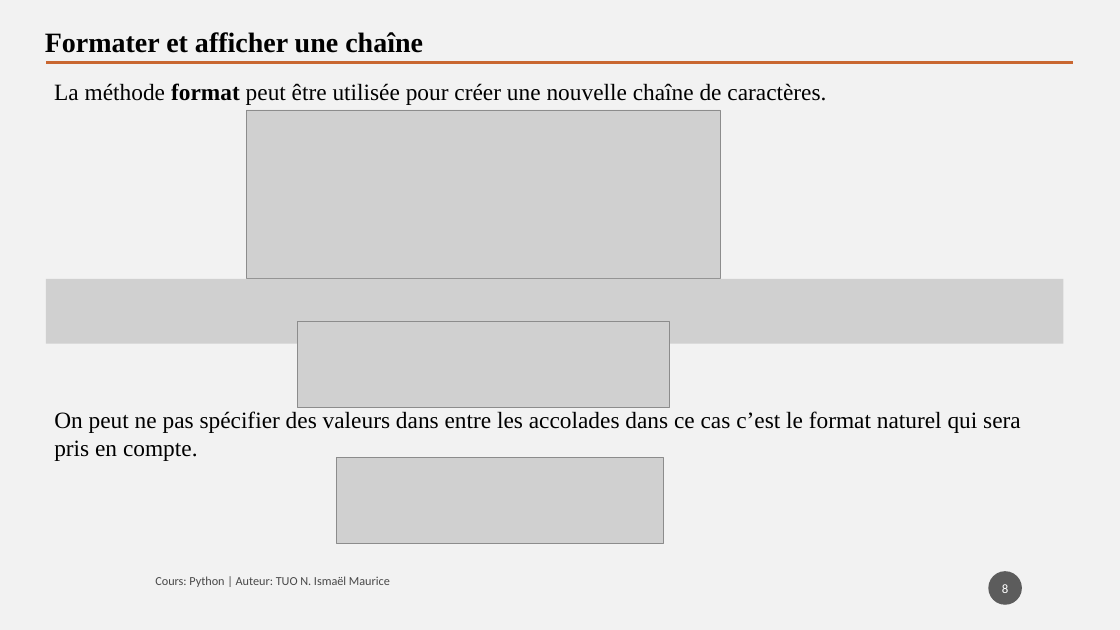
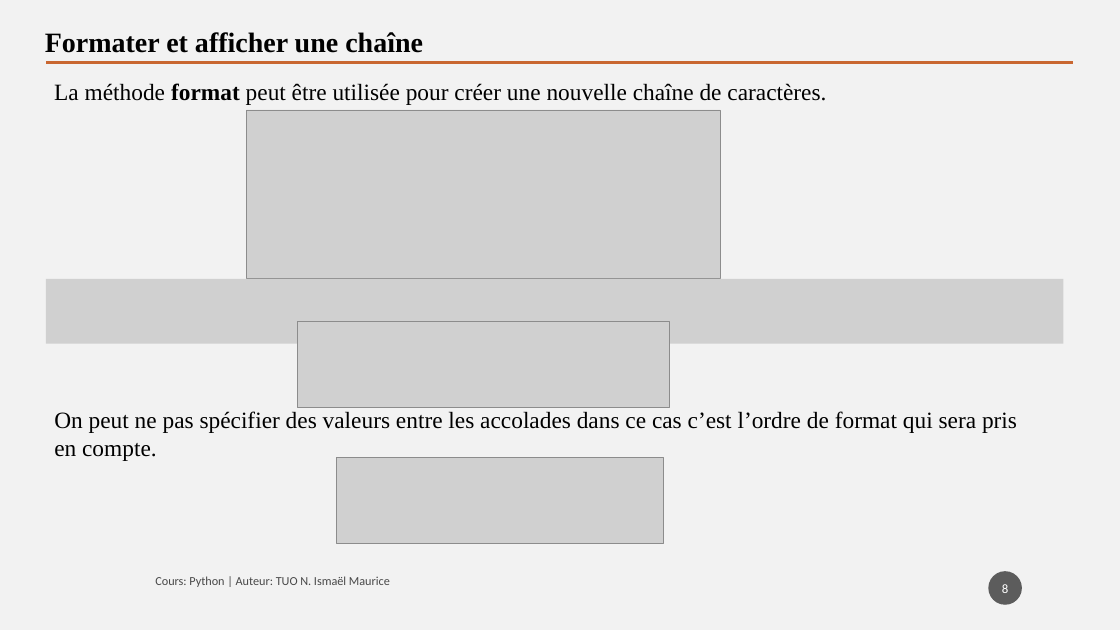
Before and after one commit to tisma95/cours-python, a slide deck: slide 8 of source/Chapitre 8 - Les chaines de caractères.pptx. Drawn at 1120x630 pixels with LibreOffice and Linux fonts; fonts in the diff are those of the drawing; grey boxes stand for pictures. Boxes give left, top, right and bottom in pixels: in the first picture for what was removed or moved away, otherwise in the second. Text is boxed around its words. In the diff, an @@ line names an element or a change of style, - is before the commit and + after.

```diff
--- a/source/Chapitre 8 - Les chaines de caractères.pptx
+++ b/source/Chapitre 8 - Les chaines de caractères.pptx
@@ text at (x1=54, y1=411, x2=1017, y2=461): text changed @@
-On peut ne pas spécifier des valeurs dans entre les accolades dans ce cas c’est le format naturel qui sera pris en compte.
+On peut ne pas spécifier des valeurs entre les accolades dans ce cas c’est l’ordre de format qui sera pris en compte.
```
Also in this commit, not shown: 11 other slides changed, 5 slides added, 9 other files.
